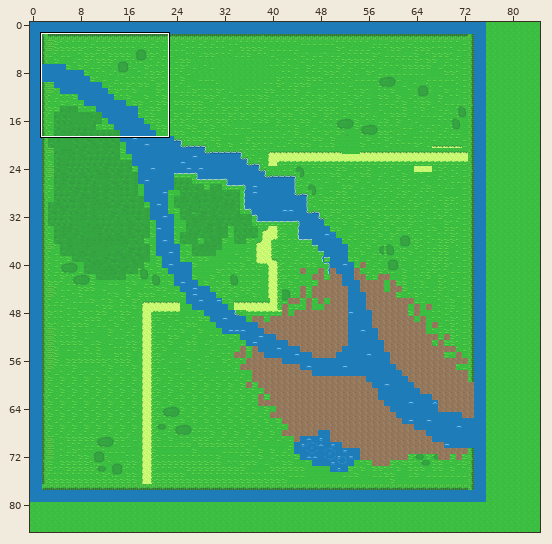
An edit to a level. Tiled map, resources/maps/Map-1.tmx. Above: a wide view before the commit, with the close-up outlined.
Close-up. Old version:
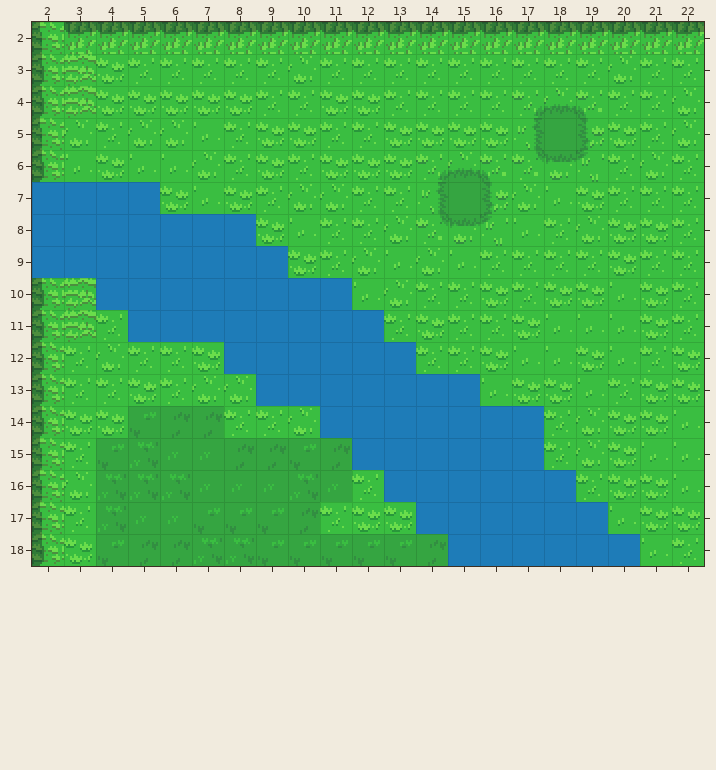
Cells are 16x16 px. Shown: x 2..22, y 2..18. The commit also changed other parts of the map, which this record leaves out.
After:
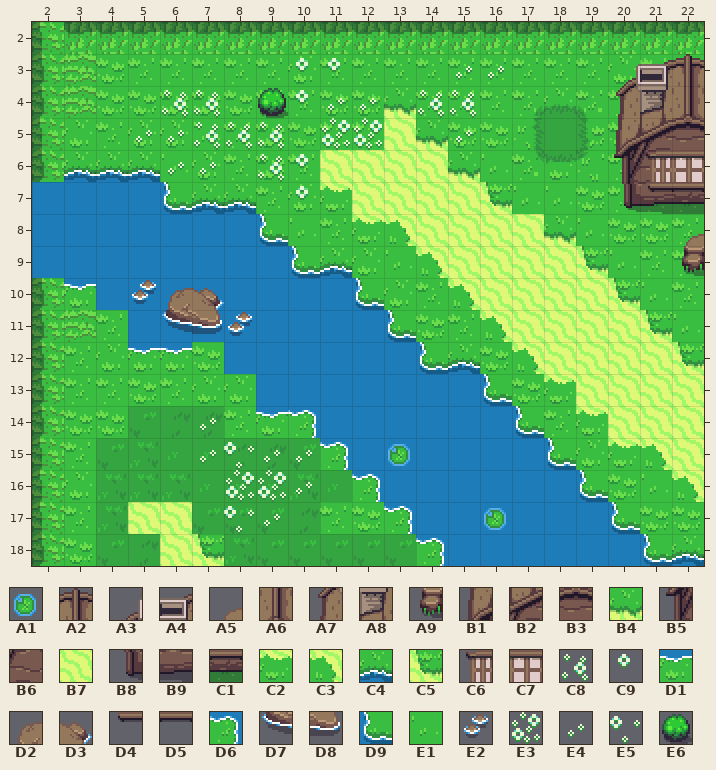
Key: from "Base": A1 3, A2 8, A3 11, A4 12, A5 44, A6 48, A7 51, A8 52, A9 84, B1 86, B2 92, B3 93, B4 121, B5 131, B6 132, B7 161, B8 171, B9 172, C1 173, C2 201, C3 241, C4 243, C5 280, C6 302, C7 303, C8 320, C9 321, D1 323, D2 333, D3 334, D4 342, D5 343, D6 363, D7 373, D8 374, D9 402, E1 405, E2 414, E3 443, E4 482, E5 483, E6 562.
__ is an empty cell.
Tiles of an added or newly shown layer are drawn over the layers below it.
See-through tiles are keyed as they look on the map.
Diff:
{"where": "layer \"decoration\" (now shown)"}
{"y":3,"x":10,"old":"__ __","new":"C9 C9"}
{"y":3,"x":15,"old":"__ __","new":"E4 E4"}
{"y":4,"x":6,"old":"__ __","new":"C8 C8"}
{"y":4,"x":9,"old":"__ __ __ __ __ __ __","new":"E6 C9 E4 E4 B4 C8 C8"}
{"y":5,"x":5,"old":"__ __ __ __ __","new":"E4 E4 C8 C8 C8"}
{"y":5,"x":11,"old":"__ __ __ __ __","new":"E3 E3 B7 B4 E4"}
{"y":5,"x":21,"old":"__","new":"E6"}
{"y":6,"x":3,"old":"__ __ __ __ __","new":"C4 C4 C4 E4 E4"}
{"y":6,"x":9,"old":"__ __ __ __ __ __ __ __","new":"C8 C9 B7 B7 B7 B7 B4 E1"}
{"y":7,"x":6,"old":"__ __ __","new":"D9 C4 C4"}
{"y":7,"x":10,"old":"__ __ __ __ __ __ __ __","new":"C9 C2 B7 B7 B7 B7 C5 E1"}
{"y":8,"x":9,"old":"__","new":"D9"}
{"y":8,"x":12,"old":"__ __ __ __ __ __ __ __","new":"C2 C3 B7 B7 B7 B7 B4 E1"}
{"y":8,"x":22,"old":"__","new":"A5"}
{"y":9,"x":10,"old":"__ __","new":"D9 C4"}
{"y":9,"x":14,"old":"__ __ __ __ __ __ __","new":"C3 B7 B7 B7 B7 C5 E1"}
{"y":9,"x":22,"old":"__","new":"A9"}
{"y":10,"x":3,"old":"__","new":"D1"}
{"y":10,"x":5,"old":"__ __ __","new":"E2 D2 D3"}
{"y":10,"x":12,"old":"__","new":"D9"}
{"y":10,"x":15,"old":"__ __ __ __ __ __ __","new":"C3 B7 B7 B7 B7 C5 E1"}
{"y":11,"x":6,"old":"__ __ __","new":"D7 D8 E2"}
{"y":11,"x":13,"old":"__","new":"D9"}
{"y":11,"x":16,"old":"__ __ __ __ __ __ __","new":"C3 B7 B7 B7 B7 C5 E1"}
{"y":12,"x":5,"old":"__ __","new":"D1 D1"}
{"y":12,"x":14,"old":"__ __","new":"D9 C4"}
{"y":12,"x":17,"old":"__ __ __ __ __ __","new":"C3 B7 B7 B7 B7 C5"}
{"y":13,"x":16,"old":"__","new":"D9"}
{"y":13,"x":18,"old":"__ __ __ __ __","new":"C2 B7 B7 B7 B7"}
{"y":14,"x":7,"old":"__","new":"E4"}
{"y":14,"x":9,"old":"__ __","new":"D1 D6"}
{"y":14,"x":17,"old":"__","new":"D9"}
{"y":14,"x":19,"old":"__ __ __ __","new":"C2 B7 B7 B7"}
{"y":15,"x":7,"old":"__ __ __ __ __","new":"E4 E5 E4 E4 D6"}
{"y":15,"x":13,"old":"__","new":"A1"}
{"y":15,"x":18,"old":"__","new":"D9"}
{"y":15,"x":20,"old":"__ __ __","new":"C2 C3 B7"}
{"y":16,"x":8,"old":"__ __ __","new":"E3 E3 E4"}
{"y":16,"x":12,"old":"__","new":"D6"}
{"y":16,"x":19,"old":"__","new":"D9"}
{"y":16,"x":21,"old":"__ __","new":"E1 C3"}
{"y":17,"x":5,"old":"__ __","new":"B7 B7"}
{"y":17,"x":8,"old":"__ __","new":"E5 E4"}
{"y":17,"x":13,"old":"__","new":"D6"}
{"y":17,"x":16,"old":"__","new":"A1"}
{"y":17,"x":20,"old":"__","new":"D9"}
{"y":18,"x":6,"old":"__ __","new":"B7 C5"}
{"y":18,"x":14,"old":"__","new":"D6"}
{"y":18,"x":21,"old":"__ __","new":"D9 C4"}
{"where": "layer \"houses\" (now shown)"}
{"y":3,"x":20,"old":"__ __ __","new":"A3 A4 A2"}
{"y":4,"x":20,"old":"__ __ __","new":"A7 A8 A6"}
{"y":5,"x":20,"old":"__ __ __","new":"B1 B2 B3"}
{"y":6,"x":20,"old":"__ __","new":"B5 B6"}
{"y":7,"x":20,"old":"__ __ __","new":"B8 B9 C1"}
{"where": "layer \"castle\" (now shown)"}
{"y":6,"x":21,"old":"__ __","new":"C6 C7"}
{"y":7,"x":21,"old":"__ __","new":"D4 D5"}
{"label":"added","picture_box":[64,54,704,566]}
